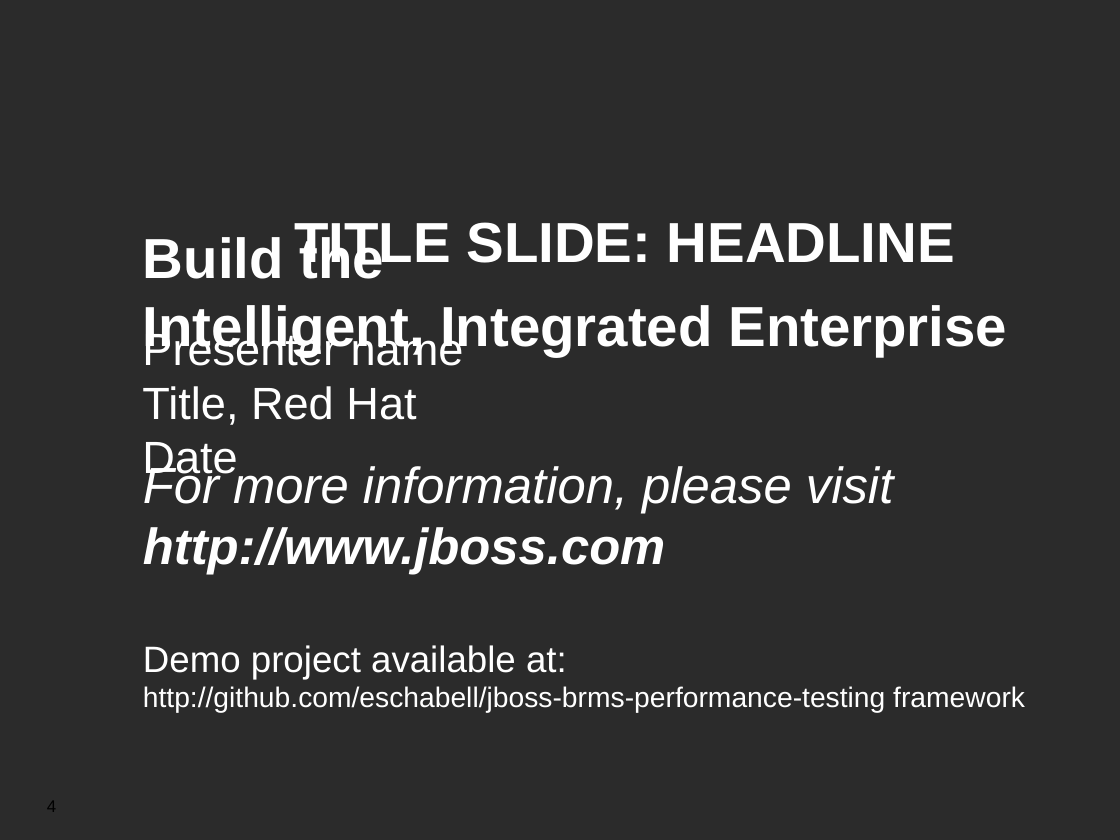
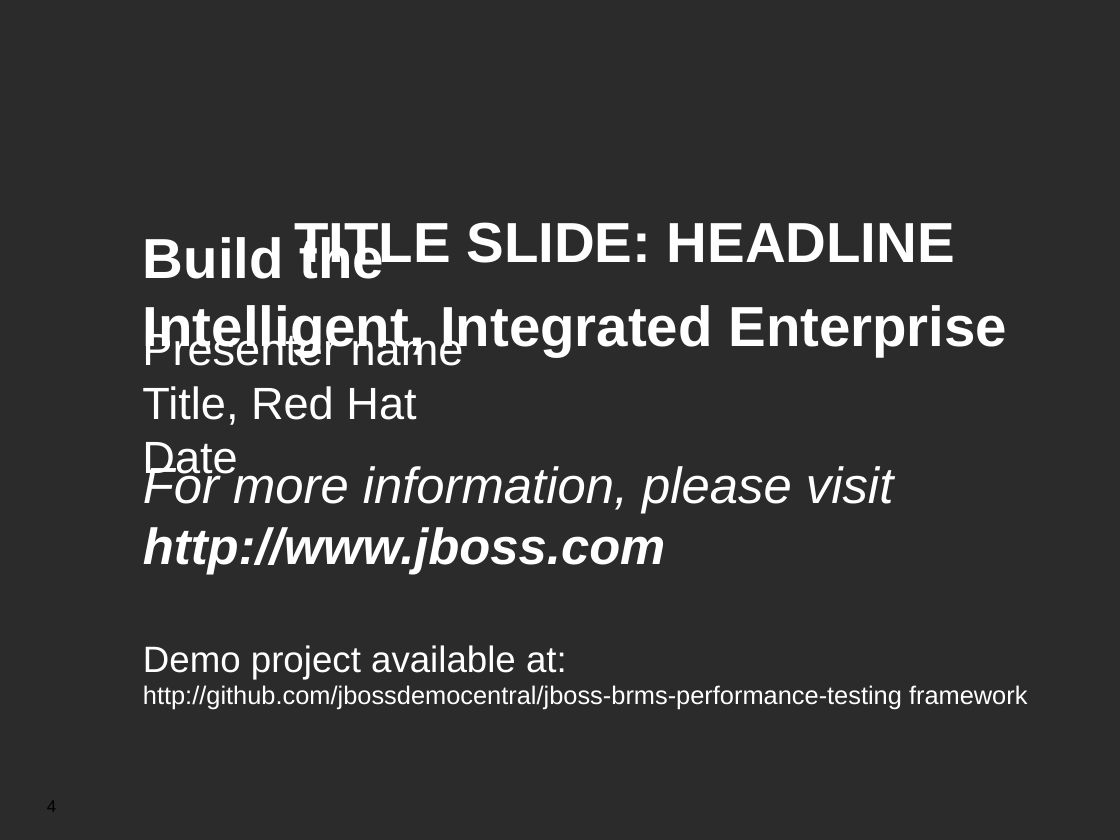
Before and after one commit to jbossdemocentral/jboss-brms-performance-testing-framework, a slide deck: slide 4 of Demo Overview.odp. Drawn at 1120x840 pixels with LibreOffice and Linux fonts; fonts in the diff are those of the drawing; background and template pictures are left out; a plain dark background stands for a picture behind light text. Boxes give left, top, right and bottom in pixels: in the first picture for what was removed or moved away, otherwise in the second. Text is boxed around its words. In the diff, an @@ line names an element or a change of style, - is before the commit and + after.

Commit message:
Migrated to jboss demo central.

```diff
--- a/Demo Overview.odp
+++ b/Demo Overview.odp
@@ text at [143, 685, 1027, 710]: text changed; size 20 to 18 pt @@
-http://github.com/eschabell/jboss-brms-performance-testing framework
+http://github.com/jbossdemocentral/jboss-brms-performance-testing framework
```
Also in this commit, not shown: 1 other file.
